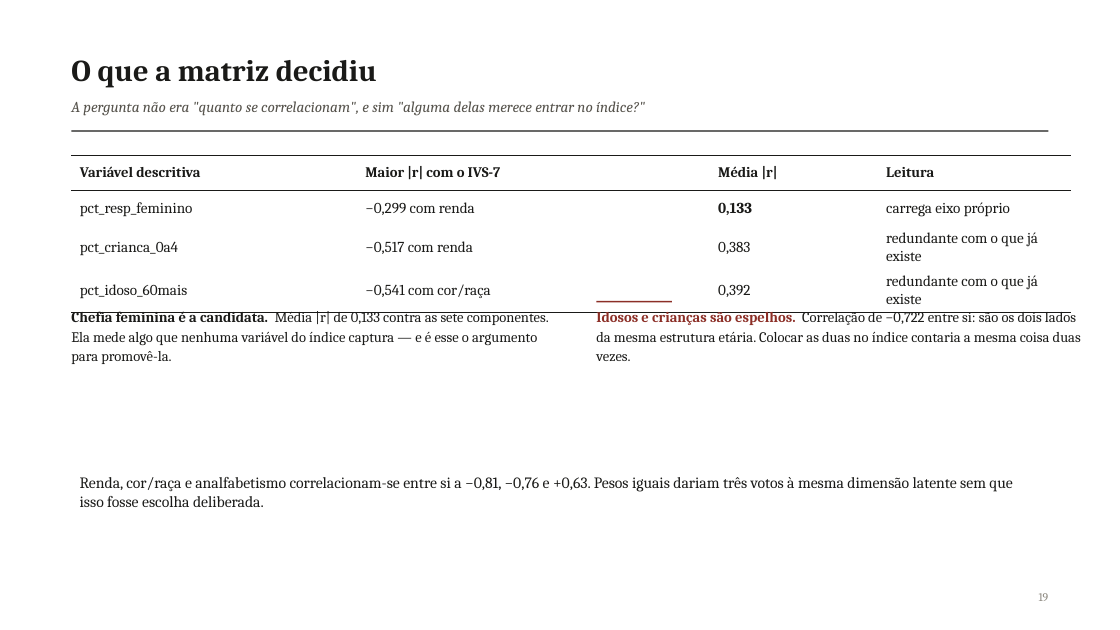
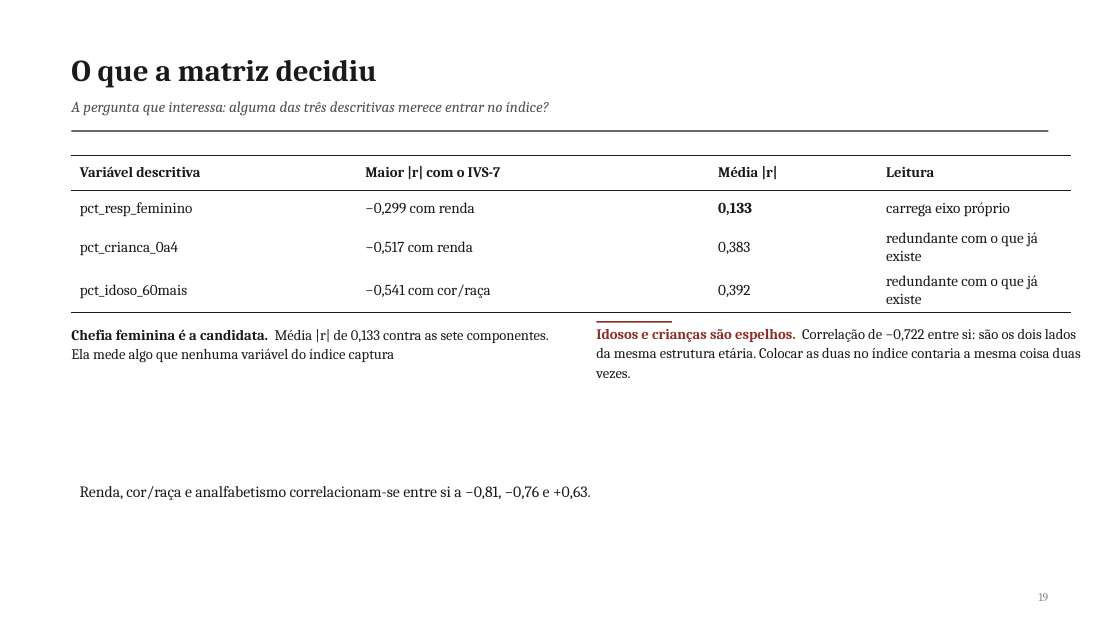
Before and after one commit to pedrinndias/Projeto_IVS_Censo, a slide deck: slide 17 of docs/Apresentacoes_IVS/historico/2026-08-21_EDA_Central_1a_rodada.pptx (slide 19 before the commit). Drawn at 1120x630 pixels with LibreOffice and Linux fonts; fonts in the diff are those of the drawing. Boxes give left, top, right and bottom in pixels: in the first picture for what was removed or moved away, otherwise in the second. Text is boxed around its words. In the diff, an @@ line names an element or a change of style, - is before the commit and + after.

```diff
--- a/docs/Apresentacoes_IVS/historico/2026-08-21_EDA_Central_1a_rodada.pptx
+++ b/docs/Apresentacoes_IVS/historico/2026-08-21_EDA_Central_1a_rodada.pptx
@@ text at [71, 101, 549, 116]: text changed @@
-A pergunta não era "quanto se correlacionam", e sim "alguma delas merece entrar no índice?"
+A pergunta que interessa: alguma das três descritivas merece entrar no índice?
@@ table at [71, 155, 1071, 316] @@
@@ borders changed @@
@@ text at [71, 329, 549, 362]: text changed @@
-Chefia feminina é a candidata. Média |r| de 0,133 contra as sete componentes. Ela mede algo que nenhuma variável do índice captura — e é esse o argumento para promovê-la.
+Chefia feminina é a candidata. Média |r| de 0,133 contra as sete componentes. Ela mede algo que nenhuma variável do índice captura
@@ text "Idosos e crianças são espelhos. ...": place and size @@
-text "Idosos e crianças são espelhos. ..." at [596, 312, 1081, 361]
+text "Idosos e crianças são espelhos. ..." at [596, 329, 1081, 378]
@@ line moved from (597, 302) - (672, 302) to (597, 322) - (672, 322) @@
@@ text at [80, 486, 591, 500]: text changed @@
-Renda, cor/raça e analfabetismo correlacionam-se entre si a −0,81, −0,76 e +0,63. Pesos iguais dariam três votos à mesma dimensão latente sem que isso fosse escolha deliberada.
+Renda, cor/raça e analfabetismo correlacionam-se entre si a −0,81, −0,76 e +0,63.
```
Also in this commit, not shown: 26 other slides changed, 7 slides removed, 3 other files.
